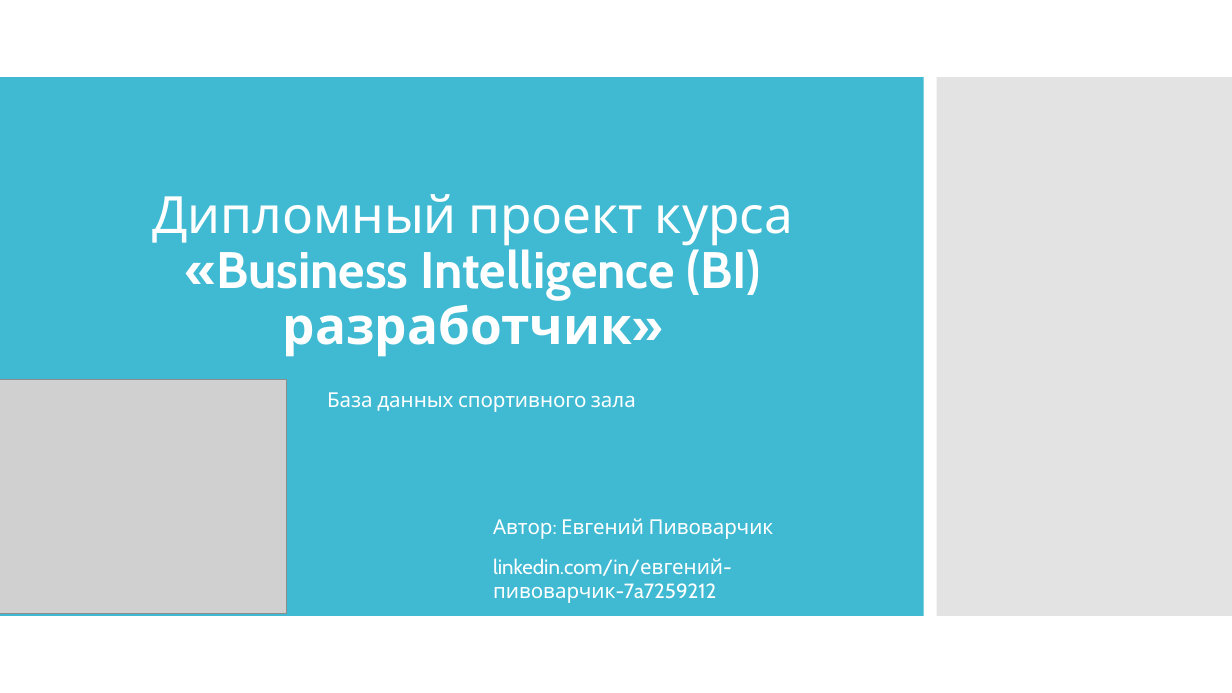
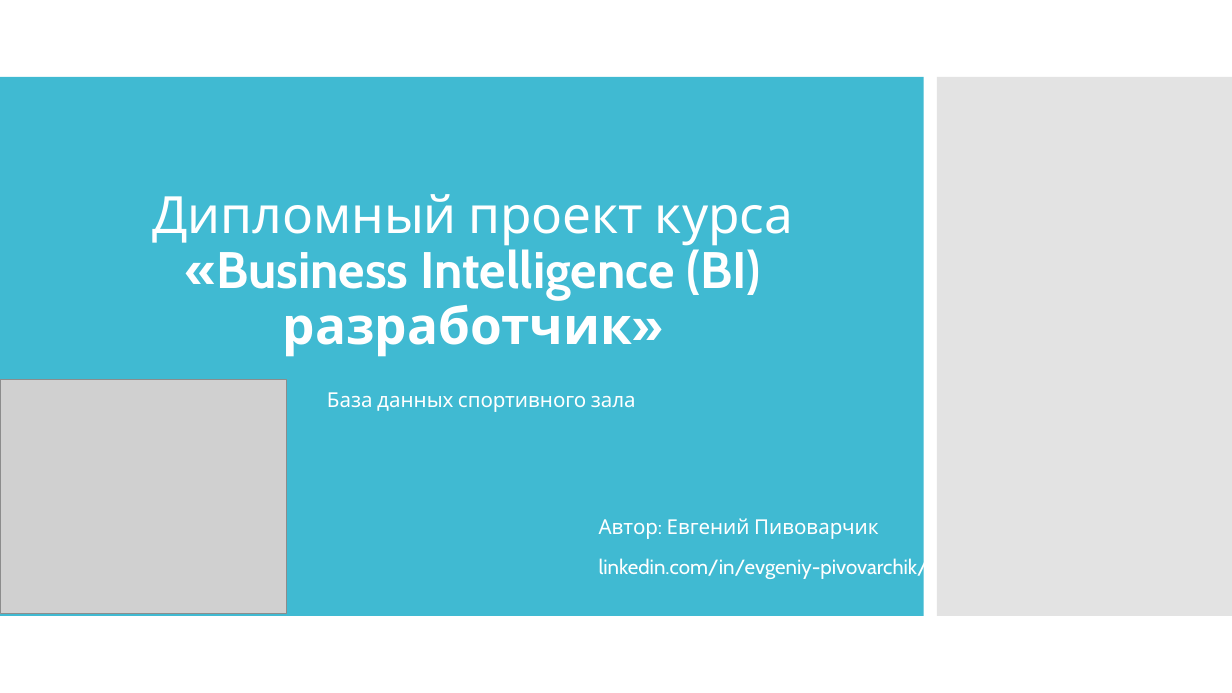
Before and after one commit to TMS-BI21-onl/Evgeniy.Pivovarchik, a slide deck: slide 1 of Project/Business Intelligence. Дипломный проект.pptx. Drawn at 1232x693 pixels with LibreOffice and Linux fonts; fonts in the diff are those of the drawing; grey boxes stand for pictures. Boxes give left, top, right and bottom in pixels: in the first picture for what was removed or moved away, otherwise in the second. Text is boxed around its words. In the diff, an @@ line names an element or a change of style, - is before the commit and + after.

Commit message:
updated final project

```diff
--- a/Project/Business Intelligence. Дипломный проект.pptx
+++ b/Project/Business Intelligence. Дипломный проект.pptx
@@ subtitle "Автор: Евгений Пивоварчик": place and size @@
-subtitle "Автор: Евгений Пивоварчик" at (493, 518, 774, 603)
+subtitle "Автор: Евгений Пивоварчик" at (599, 518, 928, 580)
@@ subtitle at (599, 557, 928, 580): text changed @@
-linkedin.com/in/евгений-пивоварчик-7a7259212
+linkedin.com/in/evgeniy-pivovarchik/
```
